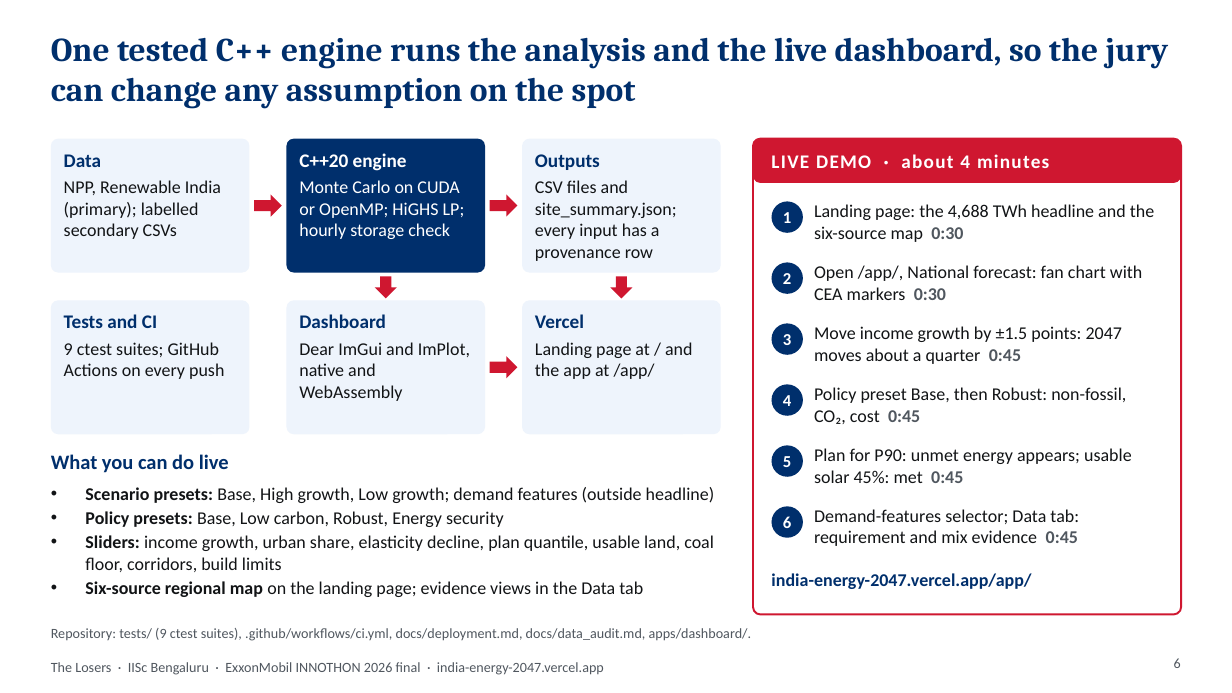
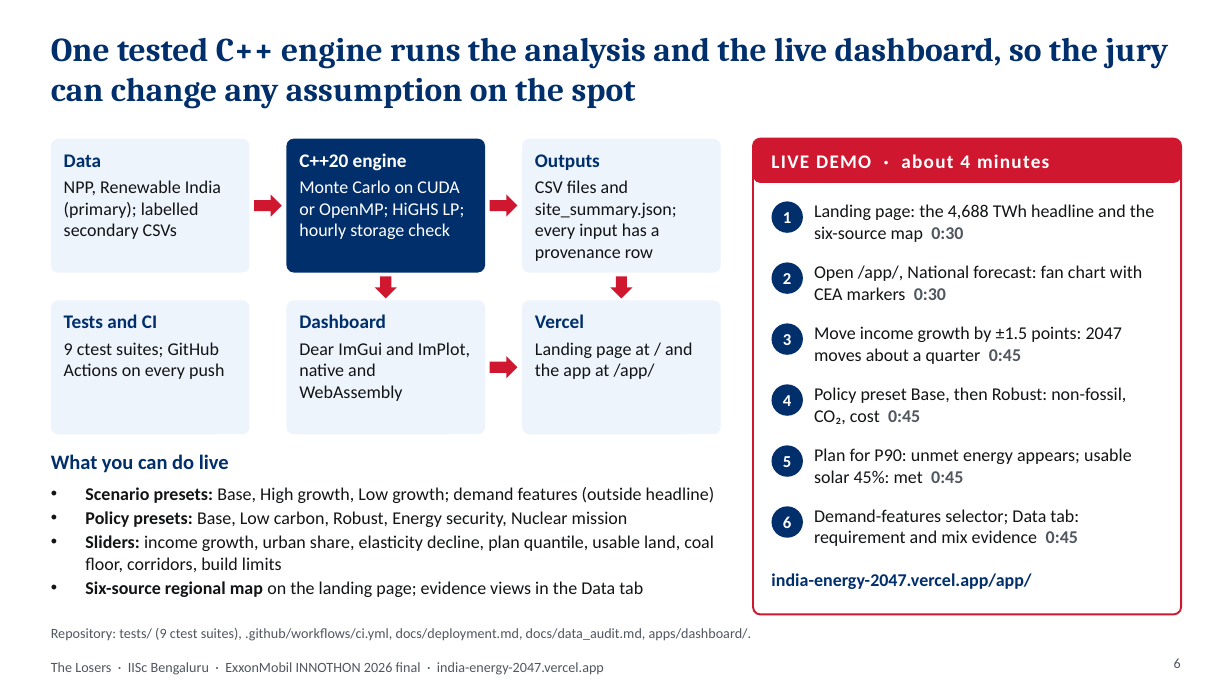
Before and after one commit to Tathagata-Ghosh-Developer/innothon-2026-india-energy-2047, a slide deck: slide 6 of docs/deck/India_Energy_2047_The_Losers.pptx. Drawn at 1232x693 pixels with LibreOffice and Linux fonts; fonts in the diff are those of the drawing. Boxes give left, top, right and bottom in pixels: in the first picture for what was removed or moved away, otherwise in the second. Text is boxed around its words. In the diff, an @@ line names an element or a change of style, - is before the commit and + after.

```diff
--- a/docs/deck/India_Energy_2047_The_Losers.pptx
+++ b/docs/deck/India_Energy_2047_The_Losers.pptx
@@ text at <box>85,511,628,527</box>: text changed @@
-• Policy presets: Base, Low carbon, Robust, Energy security
+• Policy presets: Base, Low carbon, Robust, Energy security, Nuclear mission
```
Also in this commit, not shown: 1 other slide changed, 35 other files.
